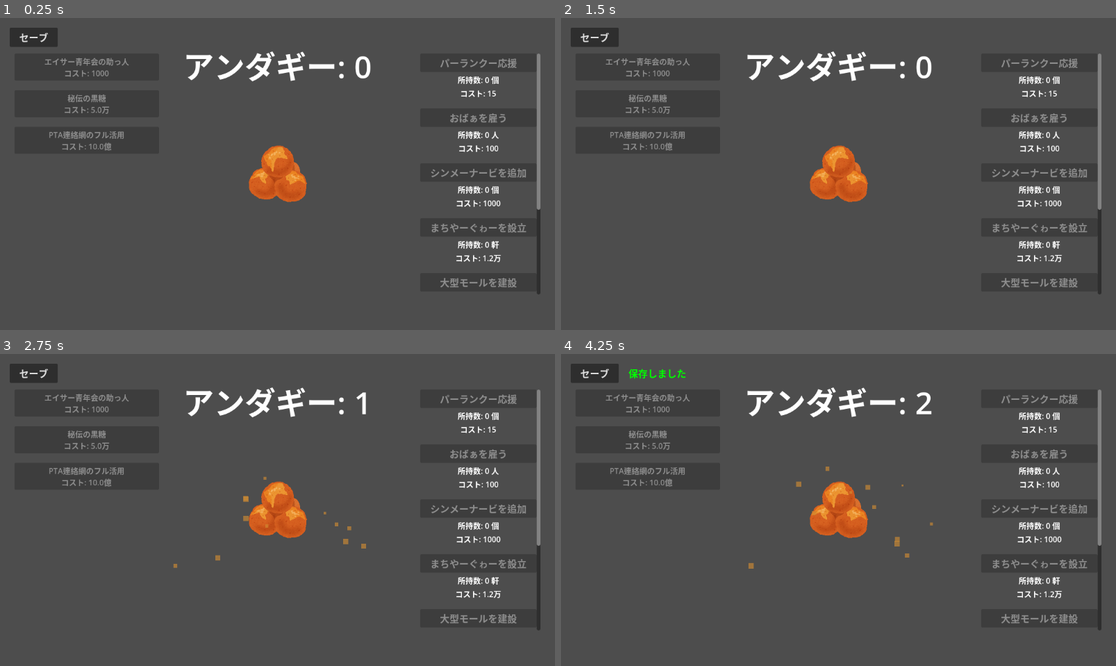
Above: before the commit, frames 1-4 (two rows, left to right).
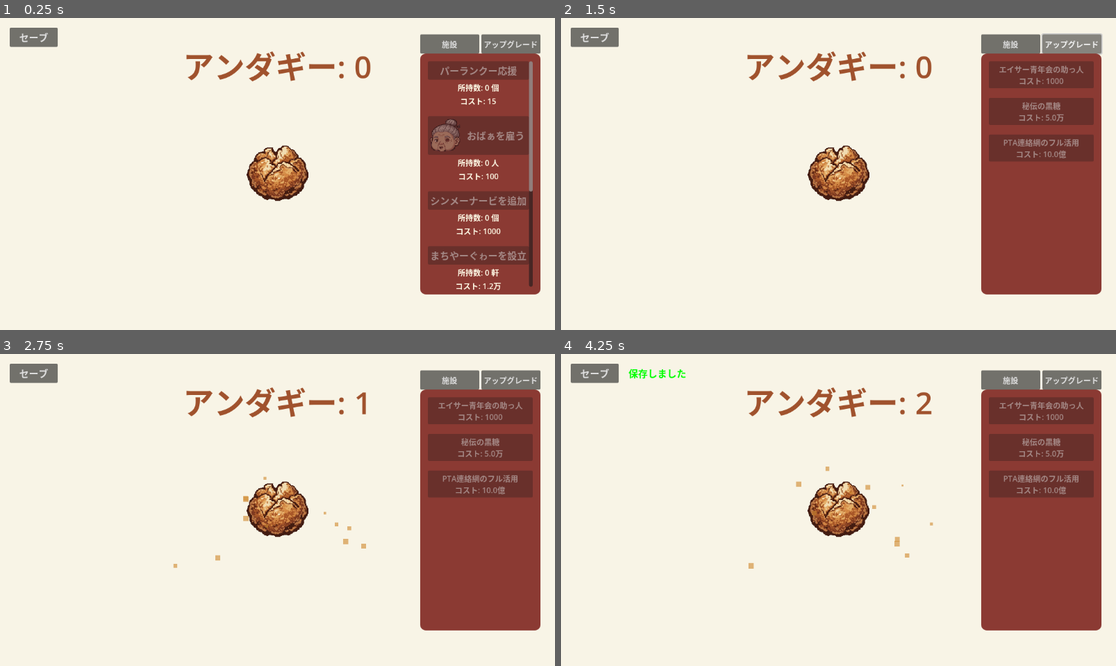
Above: after the commit, the same moments.

Repository: johnny-maa/sata-andagi-maker
Game: Godot game, scene res://Main.tscn
Same seed, same stepped clock (60 frames per second), same inputs: the game is played once before the commit and once after it. The engine's default icon, where the game draws it, is replaced by a stand-in: a white triangle on a blue panel in a dark square.
Inputs (mouse positions are in pixels of both pictures, inside the frame that each line leads up to):
- Up to frame 1 (0.25 s): no input
- Up to frame 2 (1.5 s): click (1010, 42) at 0.5 s, where only the run after the commit has a clickable "施設"; click (1071, 42) at 1.25 s, where only the run after the commit has a clickable "アップグレード"
- Up to frame 3 (2.75 s): click (277, 510) at 2 s
- Up to frame 4 (4.25 s): click "セーブ" at 2.75 s; click (838, 510) at 3.5 s

The runs differ from the first frame. In frame 1, 100% of the frame differs, in the area x 0-100%, y 0-100%; in frame 2, 100%; in frame 3, 100%; in frame 4, 100%.

Commit message:
feat: クッキークリッカー風のタブ切り替えUI（施設/アップグレード）の実装、およびパーランクー表示サイズの修正

Diff:
--- a/Main.gd
+++ b/Main.gd
@@ -66,6 +66,12 @@
 	load_game()
 	$AutoTimer.wait_time = 0.1 # More responsive UI updates
 	setup_golden_andagi_timer()
+	setup_colors()
+
+	if has_node("TabButtons/BuildingTabButton"):
+		$TabButtons/BuildingTabButton.pressed.connect(_on_building_tab_pressed)
+	if has_node("TabButtons/UpgradeTabButton"):
+		$TabButtons/UpgradeTabButton.pressed.connect(_on_upgrade_tab_pressed)
 
 	if is_instance_valid(upgrade_seinenkai_button):
 		upgrade_seinenkai_button.text = "エイサー青年会の助っ人\nコスト: " + format_number(1000)
@@ -84,6 +90,11 @@
 		upgrade_pta_button.pressed.connect(buy_upgrade_pta)
 		if has_upgrade_pta:
 			upgrade_pta_button.queue_free()
+
+	if is_instance_valid(hire_obaa_button):
+		hire_obaa_button.icon = preload("res://assets/oba.png")
+		hire_obaa_button.expand_icon = true
+		hire_obaa_button.custom_minimum_size = Vector2(0, 80)
 
 	update_ui()
 
@@ -180,8 +191,8 @@
 		var visual_sprite = visual.get_node_or_null("Sprite2D")
 		if is_instance_valid(visual_sprite):
 			var tween = create_tween()
-			tween.tween_property(visual_sprite, "scale", Vector2(0.18, 0.18), 0.05).set_trans(Tween.TRANS_SINE).set_ease(Tween.EASE_OUT)
-			tween.tween_property(visual_sprite, "scale", Vector2(0.15, 0.15), 0.1).set_trans(Tween.TRANS_SINE).set_ease(Tween.EASE_IN)
+			tween.tween_property(visual_sprite, "scale", Vector2(0.024, 0.024), 0.05).set_trans(Tween.TRANS_SINE).set_ease(Tween.EASE_OUT)
+			tween.tween_property(visual_sprite, "scale", Vector2(0.02, 0.02), 0.1).set_trans(Tween.TRANS_SINE).set_ease(Tween.EASE_IN)
 
 
 func buy_obaa() -> void:
@@ -270,8 +281,8 @@
 		var visual_sprite = child.get_node_or_null("Sprite2D")
 		if is_instance_valid(visual_sprite):
 			var tween = create_tween()
-			tween.tween_property(visual_sprite, "scale", Vector2(0.18, 0.18), 0.05).set_trans(Tween.TRANS_SINE).set_ease(Tween.EASE_OUT)
-			tween.tween_property(visual_sprite, "scale", Vector2(0.15, 0.15), 0.1).set_trans(Tween.TRANS_SINE).set_ease(Tween.EASE_IN)
+			tween.tween_property(visual_sprite, "scale", Vector2(0.024, 0.024), 0.05).set_trans(Tween.TRANS_SINE).set_ease(Tween.EASE_OUT)
+			tween.tween_property(visual_sprite, "scale", Vector2(0.02, 0.02), 0.1).set_trans(Tween.TRANS_SINE).set_ease(Tween.EASE_IN)
 
 func _on_auto_timer_timeout() -> void:
 	update_ui()
@@ -290,6 +301,52 @@
 		return str(snapped(value / 100000000.0, 0.01)) + "億"
 	else:
 		return str(snapped(value / 1000000000000.0, 0.01)) + "兆"
+
+func setup_colors() -> void:
+	var bengara_style = StyleBoxFlat.new()
+	bengara_style.bg_color = Color("#8b3a33")
+	bengara_style.corner_radius_top_left = 12
+	bengara_style.corner_radius_top_right = 12
+	bengara_style.corner_radius_bottom_left = 12
+	bengara_style.corner_radius_bottom_right = 12
+	bengara_style.content_margin_left = 16
+	bengara_style.content_margin_right = 16
+	bengara_style.content_margin_top = 16
+	bengara_style.content_margin_bottom = 16
+
+	if has_node("ShopScroll"):
+		$ShopScroll.add_theme_stylebox_override("panel", bengara_style)
+	if has_node("UpgradeScroll"):
+		$UpgradeScroll.add_theme_stylebox_override("panel", bengara_style)
+
+	var text_color = Color("#fffae6")
+
+	var set_label_color = func(node):
+		if node is Label:
+			node.add_theme_color_override("font_color", text_color)
+
+	if has_node("ShopScroll/ShopContainer"):
+		for child in $ShopScroll/ShopContainer.get_children():
+			if child is Container:
+				for sub_child in child.get_children():
+					set_label_color.call(sub_child)
+
+	if has_node("UpgradeScroll/UpgradeContainer"):
+		for child in $UpgradeScroll/UpgradeContainer.get_children():
+			set_label_color.call(child)
+
+	if has_node("CountLabel"):
+		$CountLabel.add_theme_color_override("font_color", Color("#a0522d"))
+
+func _on_building_tab_pressed() -> void:
+	if has_node("ShopScroll") and has_node("UpgradeScroll"):
+		$ShopScroll.visible = true
+		$UpgradeScroll.visible = false
+
+func _on_upgrade_tab_pressed() -> void:
+	if has_node("ShopScroll") and has_node("UpgradeScroll"):
+		$ShopScroll.visible = false
+		$UpgradeScroll.visible = true
 
 func update_ui() -> void:
 	count_label.text = "アンダギー: " + format_number(andagi_count)
@@ -408,8 +465,8 @@
 
 func spawn_golden_andagi() -> void:
 	var btn = TextureButton.new()
-	btn.texture_normal = preload("res://assets/sweets_saataa_andagii.png")
-	btn.modulate = Color("ffd700") # Gold color
+	btn.texture_normal = preload("res://icon.svg")
+	btn.modulate = Color(1, 0.84, 0)
 	btn.ignore_texture_size = true
 	btn.stretch_mode = TextureButton.STRETCH_KEEP_ASPECT_CENTERED
 	btn.custom_minimum_size = Vector2(64, 64)
@@ -437,10 +494,11 @@
 
 func start_fever_mode() -> void:
 	is_fever_mode = true
-	count_label.modulate = Color(1, 0.84, 0)
+	count_label.modulate = Color(1, 1, 1)
+	count_label.add_theme_color_override("font_color", Color("#ffd700"))
 
 	var timer = get_tree().create_timer(30.0)
 	timer.timeout.connect(func():
 		is_fever_mode = false
-		count_label.modulate = Color(1, 1, 1)
+		count_label.add_theme_color_override("font_color", Color("#a0522d"))
 	)
--- a/Main.tscn
+++ b/Main.tscn
@@ -1,7 +1,7 @@
 [gd_scene load_steps=3 format=3 uid="uid://b8y4g2k7w8c3v"]
 
 [ext_resource type="Script" uid="uid://db8o4endvvhvc" path="res://Main.gd" id="1_q1w2e"]
-[ext_resource type="Texture2D" path="res://assets/sweets_saataa_andagii.png" id="2_a1b2c"]
+[ext_resource type="Texture2D" path="res://assets/andagi.png" id="2_a1b2c"]
 
 [node name="Main" type="Control"]
 layout_mode = 3
@@ -12,7 +12,17 @@
 grow_vertical = 2
 script = ExtResource("1_q1w2e")
 
+[node name="Background" type="ColorRect" parent="."]
+layout_mode = 1
+anchors_preset = 15
+anchor_right = 1.0
+anchor_bottom = 1.0
+grow_horizontal = 2
+grow_vertical = 2
+color = Color(0.9725, 0.9569, 0.902, 1)
+
 [node name="CountLabel" type="Label" parent="."]
+z_index = 10
 layout_mode = 1
 anchors_preset = 10
 anchor_right = 1.0
@@ -48,6 +58,28 @@
 ignore_texture_size = true
 stretch_mode = 0
 
+[node name="TabButtons" type="HBoxContainer" parent="."]
+layout_mode = 1
+anchors_preset = 6
+anchor_left = 1.0
+anchor_top = 0.5
+anchor_right = 1.0
+anchor_bottom = 0.5
+offset_left = -280.0
+offset_top = -290.0
+offset_right = -30.0
+offset_bottom = -250.0
+
+[node name="BuildingTabButton" type="Button" parent="TabButtons"]
+layout_mode = 2
+size_flags_horizontal = 3
+text = "施設"
+
+[node name="UpgradeTabButton" type="Button" parent="TabButtons"]
+layout_mode = 2
+size_flags_horizontal = 3
+text = "アップグレード"
+
 [node name="ShopScroll" type="ScrollContainer" parent="."]
 layout_mode = 1
 anchors_preset = 6
@@ -208,14 +240,18 @@
 horizontal_alignment = 1
 
 [node name="UpgradeScroll" type="ScrollContainer" parent="."]
-layout_mode = 1
-anchors_preset = 4
+visible = false
+layout_mode = 1
+anchors_preset = 6
+anchor_left = 1.0
 anchor_top = 0.5
+anchor_right = 1.0
 anchor_bottom = 0.5
-offset_left = 30.0
+offset_left = -280.0
 offset_top = -250.0
-offset_right = 330.0
+offset_right = -30.0
 offset_bottom = 250.0
+grow_horizontal = 0
 grow_vertical = 2
 
 [node name="UpgradeContainer" type="VBoxContainer" parent="UpgradeScroll"]
--- a/ParankuVisual.tscn
+++ b/ParankuVisual.tscn
@@ -1,9 +1,9 @@
 [gd_scene load_steps=2 format=3 uid="uid://c2h4parankuvi"]
 
-[ext_resource type="Texture2D" uid="uid://dcorikjr2nrpi" path="res://icon.svg" id="1_icon"]
+[ext_resource type="Texture2D" path="res://assets/paranku.png" id="1_icon"]
 
 [node name="ParankuVisual" type="Node2D"]
 
 [node name="Sprite2D" type="Sprite2D" parent="."]
-scale = Vector2(0.15, 0.15)
+scale = Vector2(0.02, 0.02)
 texture = ExtResource("1_icon")
Binary file added: assets/andagi.JPG
Not shown, added: assets/andagi.JPG.import
Binary file added: assets/andagi.png
Not shown, added: assets/andagi.png.import
Binary file added: assets/golden_andagi.JPG
Not shown, added: assets/golden_andagi.JPG.import
Binary file added: assets/golden_andagi.png
Not shown, added: assets/golden_andagi.png.import
Binary file added: assets/oba.JPG
Not shown, added: assets/oba.JPG.import
Binary file added: assets/oba.png
Not shown, added: assets/oba.png.import
(and 2 more such lines)
